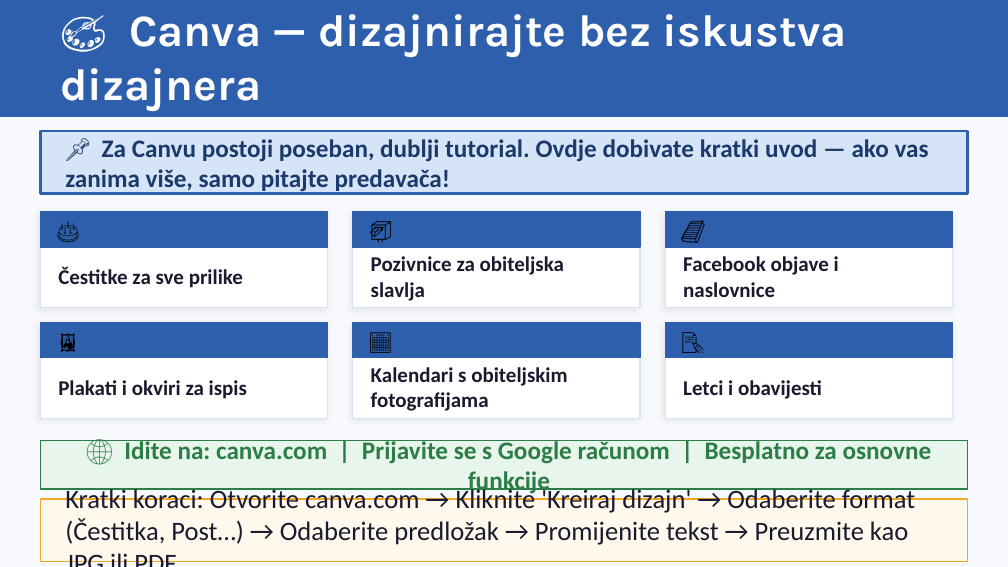
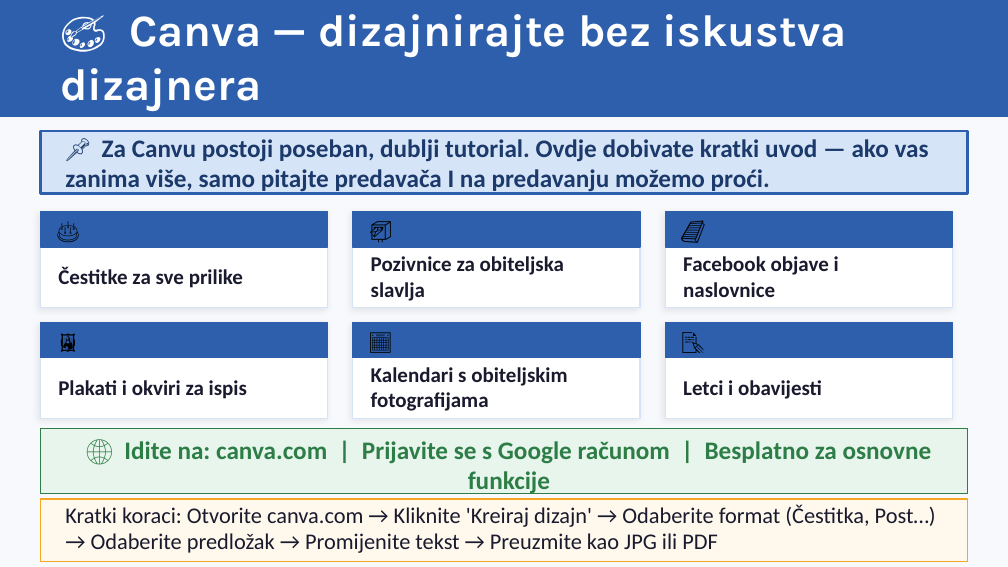
Before and after one commit to brunobilandzic/dipl, a slide deck: slide 21 of praksa/RAST/izradaprezentacije/AI_u_svakodnevnom_zivotu_BRUNO.pptx (slide 19 before the commit). Drawn at 1008x567 pixels with LibreOffice and Linux fonts; fonts in the diff are those of the drawing. Boxes give left, top, right and bottom in pixels: in the first picture for what was removed or moved away, otherwise in the second. Text is boxed around its words. In the diff, an @@ line names an element or a change of style, - is before the commit and + after.

```diff
--- a/praksa/RAST/izradaprezentacije/AI_u_svakodnevnom_zivotu_BRUNO.pptx
+++ b/praksa/RAST/izradaprezentacije/AI_u_svakodnevnom_zivotu_BRUNO.pptx
@@ text at [65,139,929,194]: text changed @@
-📌 Za Canvu postoji poseban, dublji tutorial. Ovdje dobivate kratki uvod — ako vas zanima više, samo pitajte predavača!
+📌 Za Canvu postoji poseban, dublji tutorial. Ovdje dobivate kratki uvod — ako vas zanima više, samo pitajte predavača I na predavanju možemo proći.
@@ rectangle: place and size @@
-rectangle at [40,440,968,489]
+rectangle at [40,428,968,494]
@@ text "Kratki koraci: Otvorite canva.com → ..." at [65,504,936,553]: size 19 to 16 pt @@
```
Also in this commit, not shown: 2 other slides changed, 2 slides added, 1 other file.
